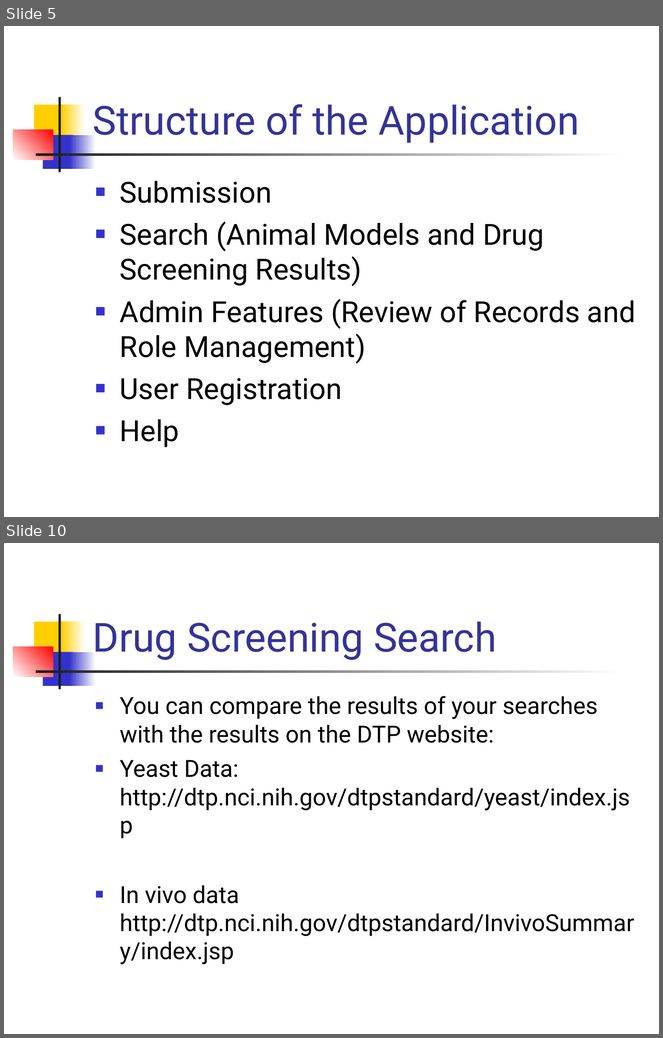
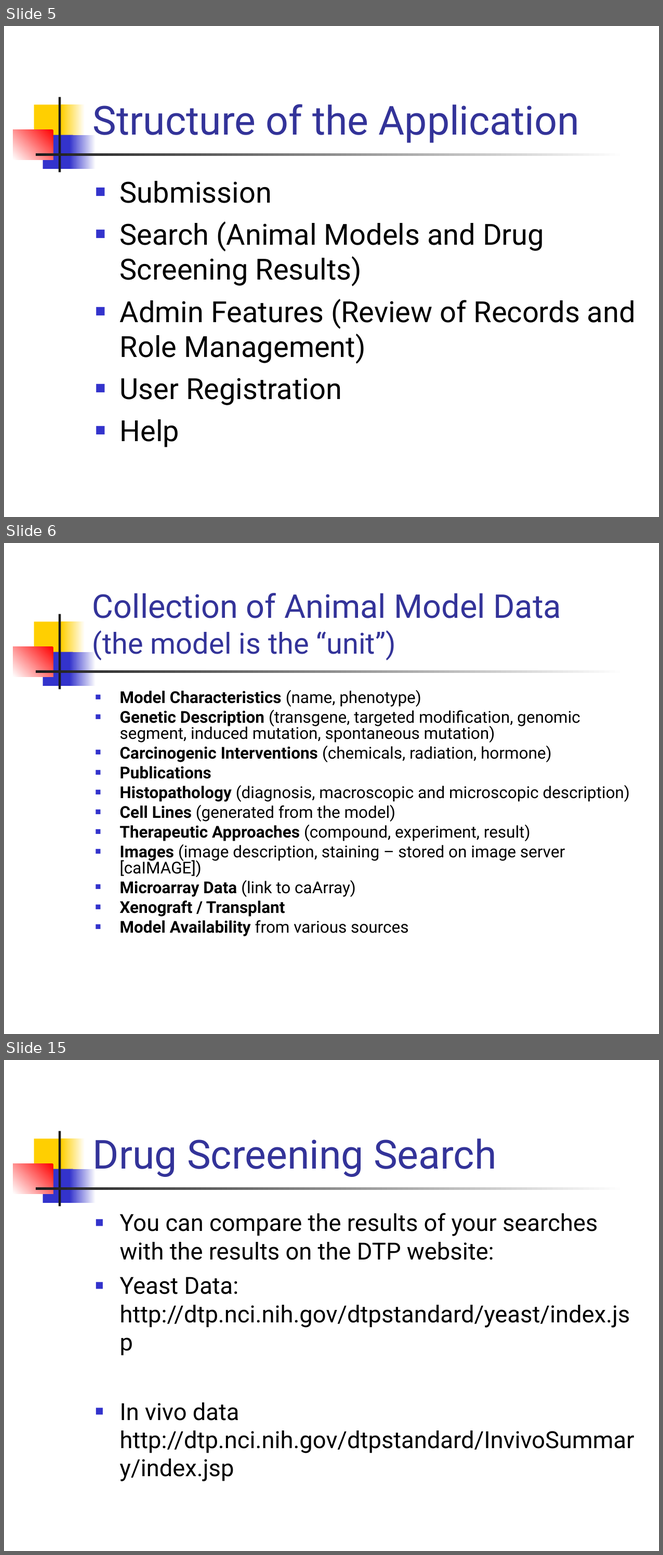
Before and after one commit to NCIP/camod-docs, a slide deck: artifacts/UAT/UAT2/Intro UAT2.ppt. Shown one above the other, each under a label of ours: slides 5 and 10 before the commit, slides 5, 6 and 15 after it; the slides between them are not shown. The pictures are 663x1038 and 663x1555 pixels, drawn with LibreOffice and Linux fonts; fonts in the diff are those of the drawing. Boxes give left, top, right and bottom in pixels: in the first picture for what was removed or moved away, otherwise in the second. Text is boxed around its words. In the diff, an @@ line names an element or a change of style, - is before the commit and + after.

```diff
--- a/artifacts/UAT/UAT2/Intro UAT2.ppt
+++ b/artifacts/UAT/UAT2/Intro UAT2.ppt
@@ slide 6 added at bbox=[4, 543, 659, 1034], background #FFFFFF; not listed: 7 template elements that a slide beside it also shows @@
@@ title added at bbox=[92, 593, 561, 661], 36 pt, text #333399 @@
+Collection of Animal Model Data
+(the model is the “unit”)
@@ text added at bbox=[120, 690, 630, 937], 18 pt, text #000000 @@
+■ Model Characteristics (name, phenotype)
+■ Genetic Description (transgene, targeted modification, genomic segment, induced mutation, spontaneous mutation)
+■ Carcinogenic Interventions (chemicals, radiation, hormone)
+■ Publications
+■ Histopathology (diagnosis, macroscopic and microscopic description)
+■ Cell Lines (generated from the model)
+■ Therapeutic Approaches (compound, experiment, result)
+■ Images (image description, staining – stored on image server [caIMAGE])
+■ Microarray Data (link to caArray)
+■ Xenograft / Transplant
+■ Model Availability from various sources
@@ what was slide 10 is now slide 15 @@
```
Also in this commit, not shown: 5 slides changed, 7 other slides added, 1 slide removed, 6 other files.
